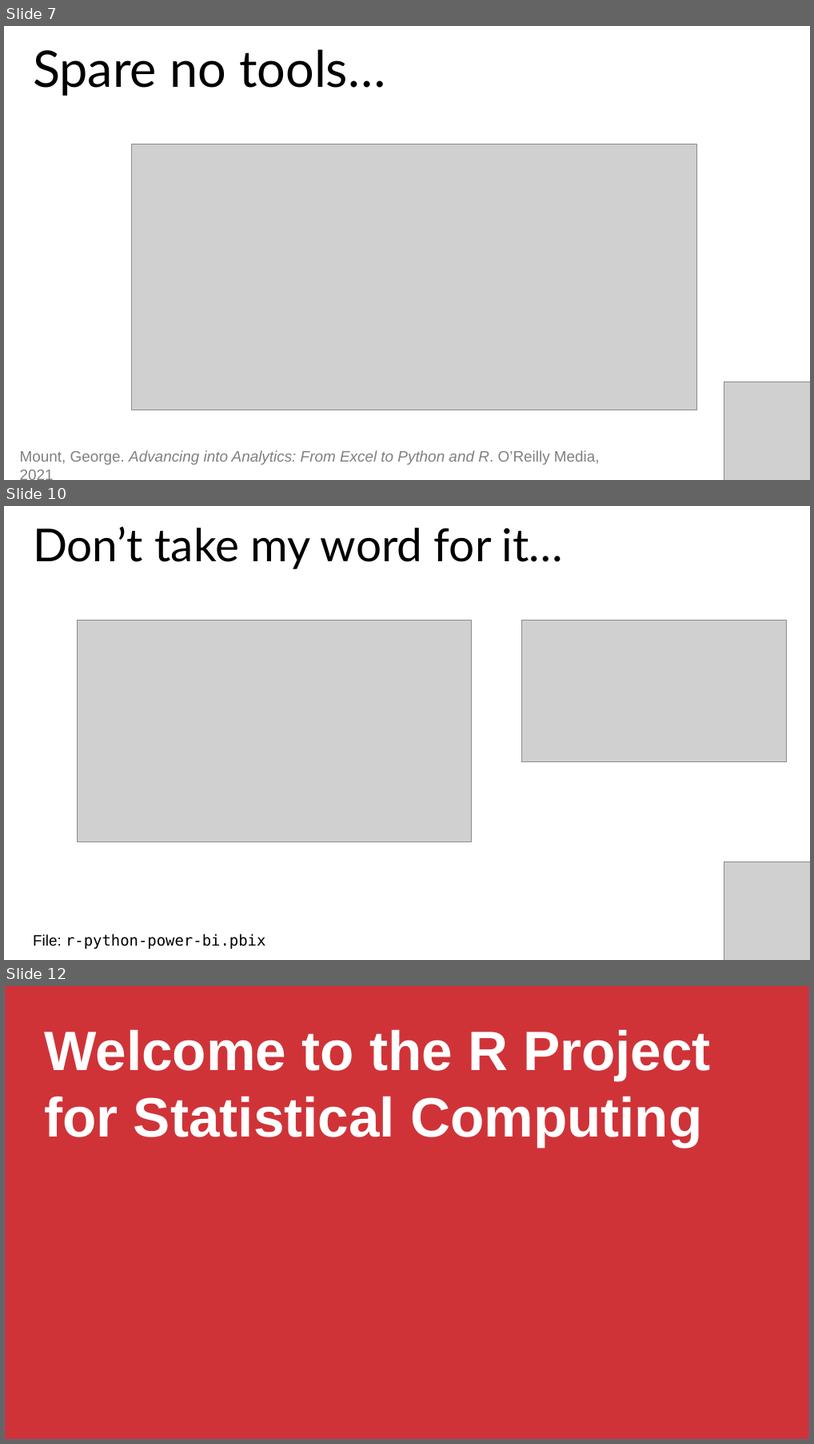
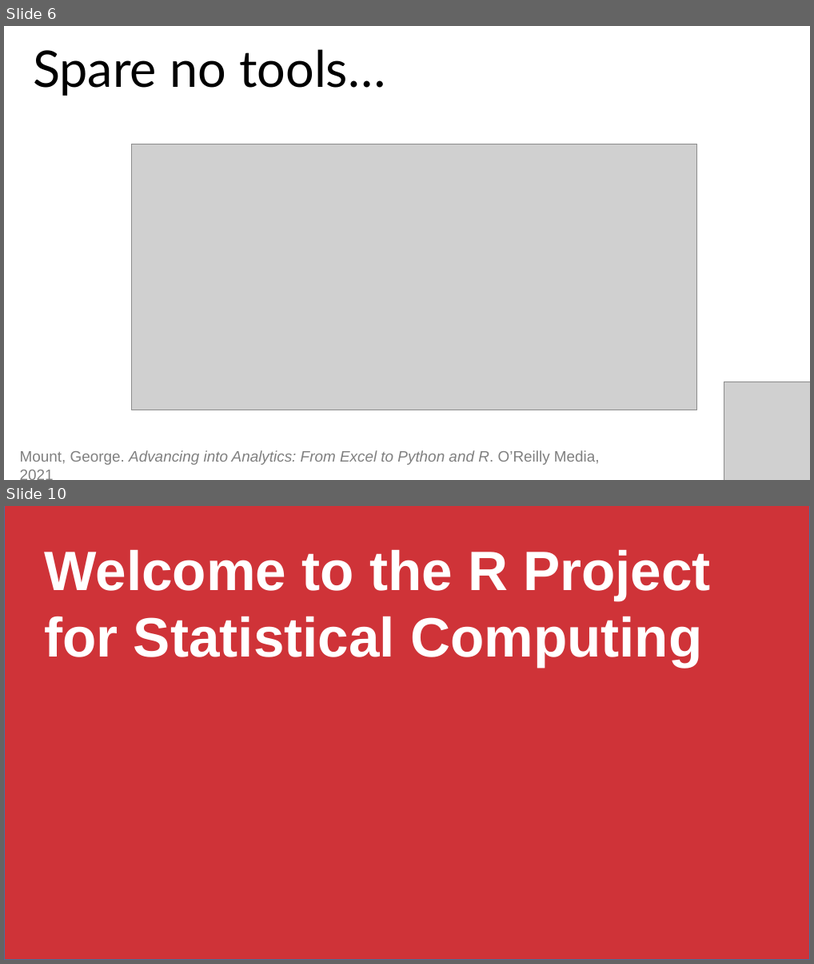
Before and after one commit to stringfestdata/london-excel, a slide deck: advancing-into-analytics-london-meetup.pptx. Shown one above the other, each under a label of ours: slides 7, 10 and 12 before the commit, slides 6 and 10 after it; the slides between them are not shown. The pictures are 814x1444 and 814x964 pixels, drawn with LibreOffice and Linux fonts; fonts in the diff are those of the drawing; grey boxes stand for pictures. Boxes give left, top, right and bottom in pixels: in the first picture for what was removed or moved away, otherwise in the second. Text is boxed around its words. In the diff, an @@ line names an element or a change of style, - is before the commit and + after.

```diff
--- a/advancing-into-analytics-london-meetup.pptx
+++ b/advancing-into-analytics-london-meetup.pptx
@@ slide 10 removed at [4, 506, 810, 960], background #FFFFFF @@
@@ text removed at [33, 527, 563, 569] @@
-Don’t take my word for it…
@@ picture removed at [77, 620, 472, 842] @@
@@ picture removed at [522, 620, 787, 762] @@
@@ picture removed at [725, 861, 810, 960] @@
@@ text removed at [33, 933, 266, 948] @@
-File: r-python-power-bi.pbix
@@ what was slide 7 is now slide 6 @@
@@ what was slide 12 is now slide 10 @@
```
Also in this commit, not shown: 11 slides changed, 1 slide added, 3 other slides removed, 43 other files.
